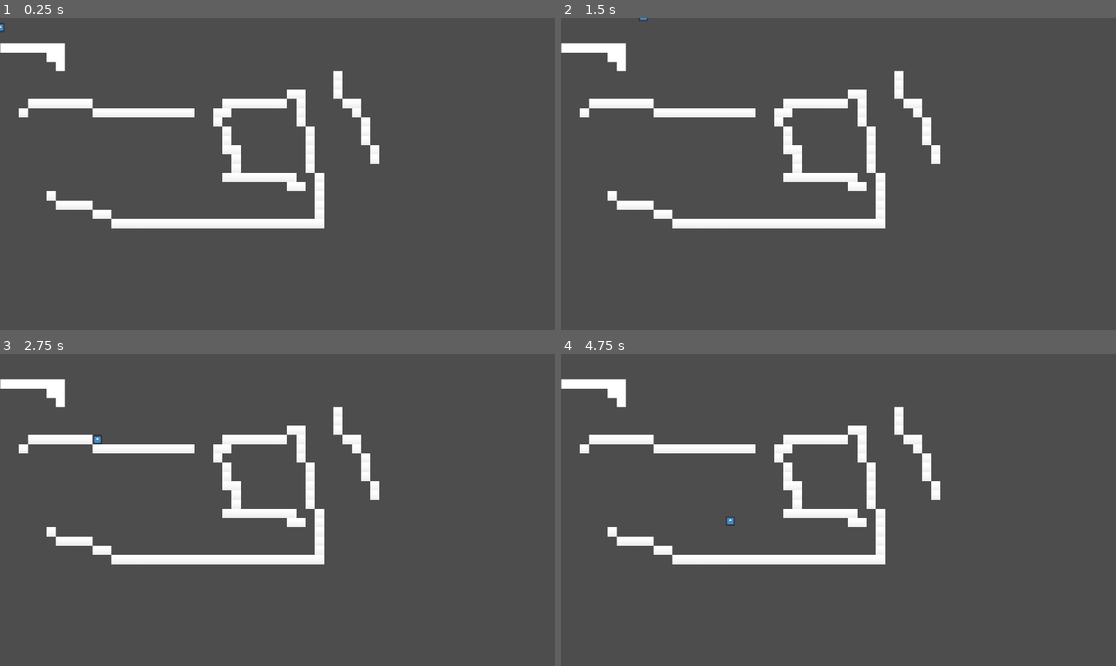
Above: before the commit, frames 1-4 (two rows, left to right).
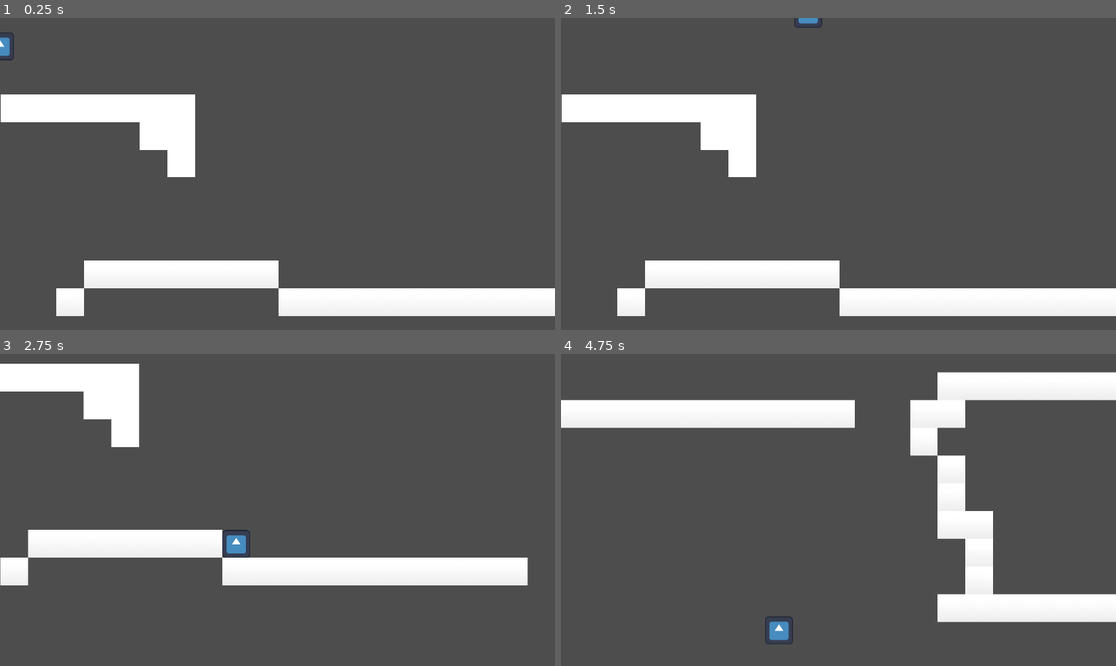
Above: after the commit, the same moments.

Repository: NahuelArrieta/MaskGame
Game: Godot game, scene res://levels/level-001.tscn
Two runs of this game, one before a commit and one after it. Both use one fixed random seed, a clock stepped at 60 frames per second and the inputs below. The engine's default icon, where the game draws it, is replaced by a stand-in: a white triangle on a blue panel in a dark square.
Inputs:
- Up to frame 1 (0.25 s): no input
- Up to frame 2 (1.5 s): hold Right (RIGHT) from 0.53 s (still down); tap Up (JUMP) at 0.77 s
- Up to frame 3 (2.75 s): tap Up (JUMP) at 1.52 s; release Right (RIGHT) at 2.03 s; hold Left (LEFT) from 2.03 s (still down)
- Up to frame 4 (4.75 s): release Left (LEFT) at 2.78 s; hold Right (RIGHT) 2.78-4.28 s; tap Up (JUMP) at 3.02, 3.77, 4.52 s; hold Left (LEFT) from 4.28 s (still down)

The runs differ from the first frame. In frame 1, 16% of the frame differs, in the area x 0-100%, y 1-96%; in frame 2, 16%; in frame 3, 15%; in frame 4, 20%, in the area x 0-100%, y 5-94%.

Commit message:
add camera follow

Diff:
--- /dev/null
+++ b/entities/player/camera.gd
@@ -0,0 +1,19 @@
+extends Camera2D
+
+@export var tilemap_layer: TileMapLayer # Arrastrá tu TileMapLayer aquí en el inspector
+
+func _ready():
+	if tilemap_layer:
+		setup_camera_limits()
+
+func setup_camera_limits():
+	# Obtenemos el área usada en coordenadas de tiles
+	var map_rect = tilemap_layer.get_used_rect()
+	# Obtenemos el tamaño de los tiles
+	var cell_size = tilemap_layer.tile_set.tile_size
+
+	# Calculamos los límites en píxeles
+	limit_left = map_rect.position.x * cell_size.x
+	limit_top = map_rect.position.y * cell_size.y
+	limit_right = map_rect.end.x * cell_size.x
+	limit_bottom = map_rect.end.y * cell_size.y
--- a/entities/player/player.tscn
+++ b/entities/player/player.tscn
@@ -1,7 +1,8 @@
-[gd_scene load_steps=5 format=3 uid="uid://npn26jw3fcgm"]
+[gd_scene load_steps=6 format=3 uid="uid://npn26jw3fcgm"]
 
 [ext_resource type="Script" uid="uid://b78bww5c8bahl" path="res://entities/player/player.gd" id="1_symyc"]
 [ext_resource type="Texture2D" uid="uid://xmw2b1bg1cqc" path="res://icon.svg" id="2_abrql"]
+[ext_resource type="Script" uid="uid://bjxkhjmmbo6pp" path="res://entities/player/camera.gd" id="3_sglur"]
 
 [sub_resource type="RectangleShape2D" id="RectangleShape2D_sfv1e"]
 size = Vector2(32, 32)
@@ -23,6 +24,15 @@
 [node name="Collision" type="CollisionShape2D" parent="."]
 shape = SubResource("RectangleShape2D_sfv1e")
 
-[node name="AnimatedSprite2D" type="AnimatedSprite2D" parent="."]
+[node name="Sprite" type="AnimatedSprite2D" parent="."]
 scale = Vector2(0.25, 0.25)
 sprite_frames = SubResource("SpriteFrames_sglur")
+
+[node name="Camera" type="Camera2D" parent="."]
+zoom = Vector2(3, 3)
+limit_left = 0
+limit_top = 0
+position_smoothing_enabled = true
+drag_horizontal_enabled = true
+drag_vertical_enabled = true
+script = ExtResource("3_sglur")
Not shown, added: entities/player/camera.gd.uid
